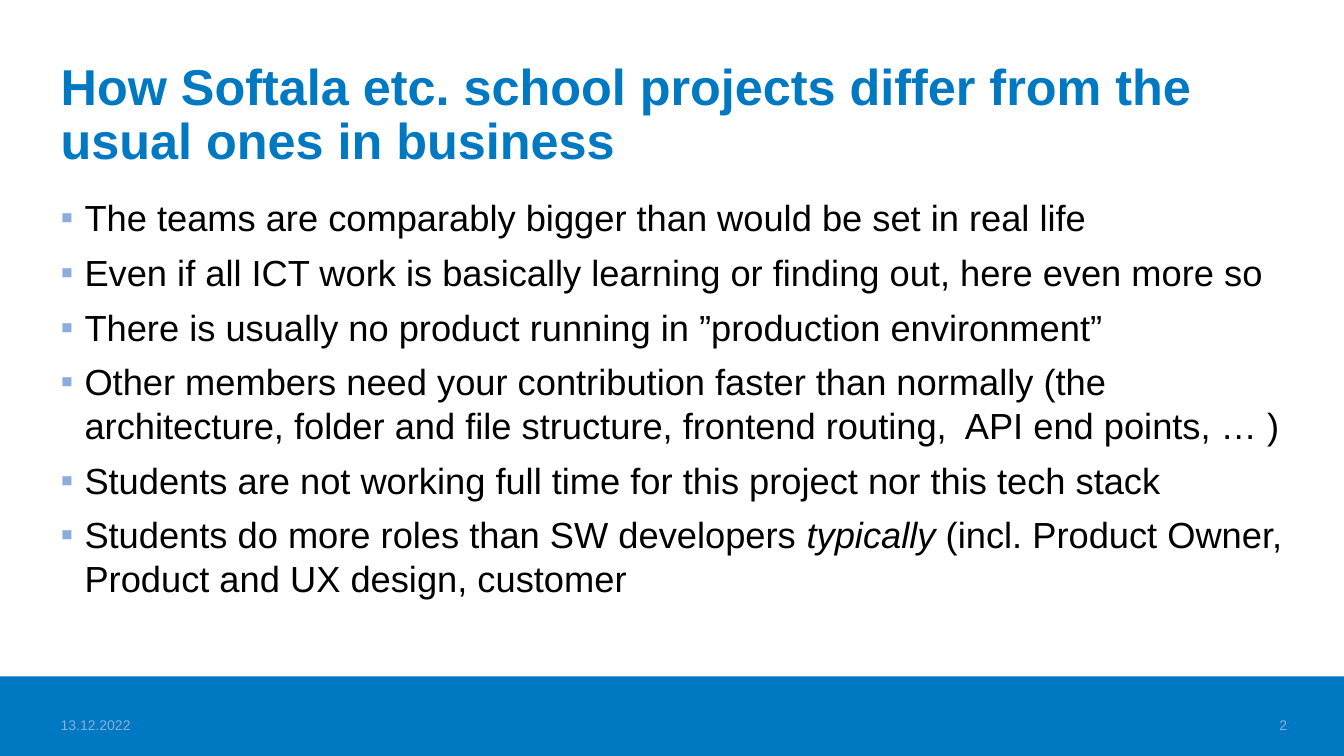
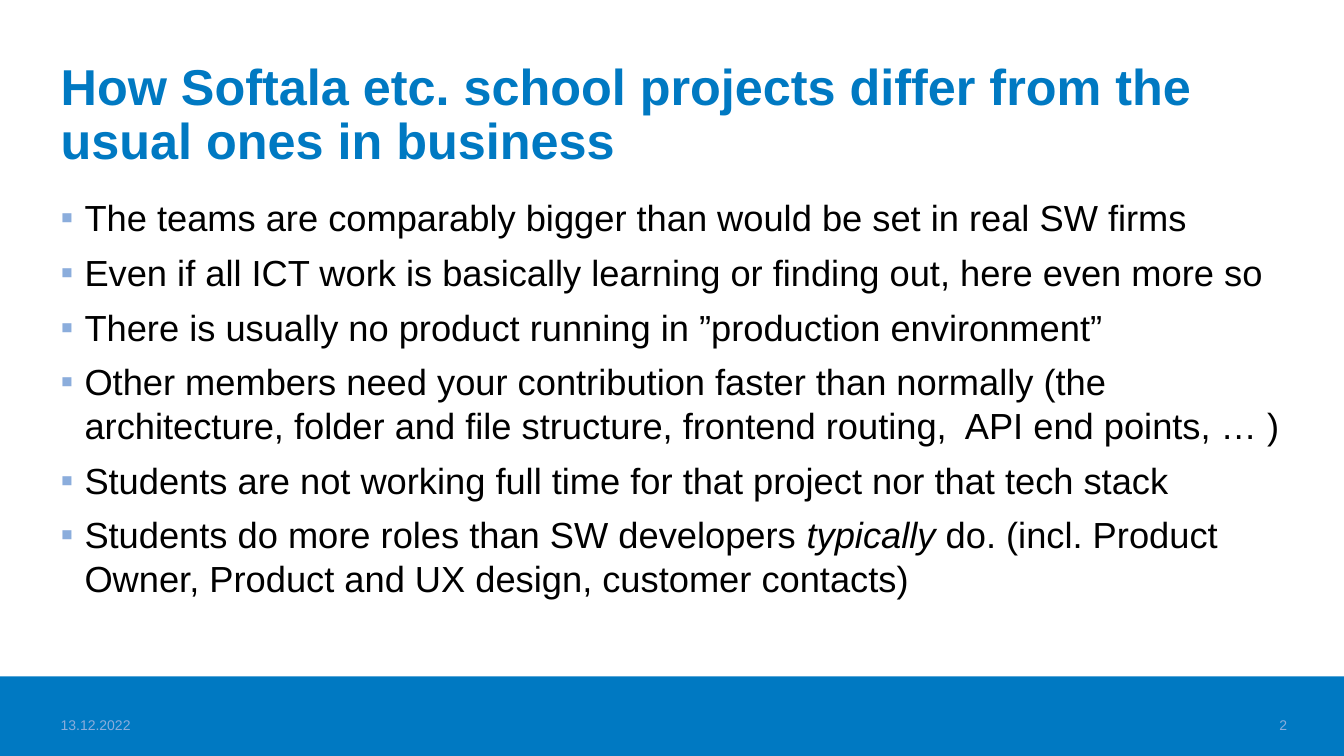
Before and after one commit to haagahelia/ohke-teknologiat, a slide deck: slide 2 of 06_ohjelmistoarkkitehtuurit_ja_patternit/SoftwareProjects_LessonsLearned.pptx. Drawn at 1344x756 pixels with LibreOffice and Linux fonts; fonts in the diff are those of the drawing; background and template pictures are left out. Boxes give left, top, right and bottom in pixels: in the first picture for what was removed or moved away, otherwise in the second. Text is boxed around its words. In the diff, an @@ line names an element or a change of style, - is before the commit and + after.

```diff
--- a/06_ohjelmistoarkkitehtuurit_ja_patternit/SoftwareProjects_LessonsLearned.pptx
+++ b/06_ohjelmistoarkkitehtuurit_ja_patternit/SoftwareProjects_LessonsLearned.pptx
@@ text at (85,204,1187,238): text changed @@
-▪ The teams are comparably bigger than would be set in real life
+▪ The teams are comparably bigger than would be set in real SW firms
@@ text at (85,467,1218,599): text changed @@
-▪ Students are not working full time for this project nor this tech stack
-▪ Students do more roles than SW developers typically (incl. Product Owner, Product and UX design, customer
+▪ Students are not working full time for that project nor that tech stack
+▪ Students do more roles than SW developers typically do. (incl. Product Owner, Product and UX design, customer contacts)
```
Also in this commit, not shown: 2 other slides changed, 1 other file.
